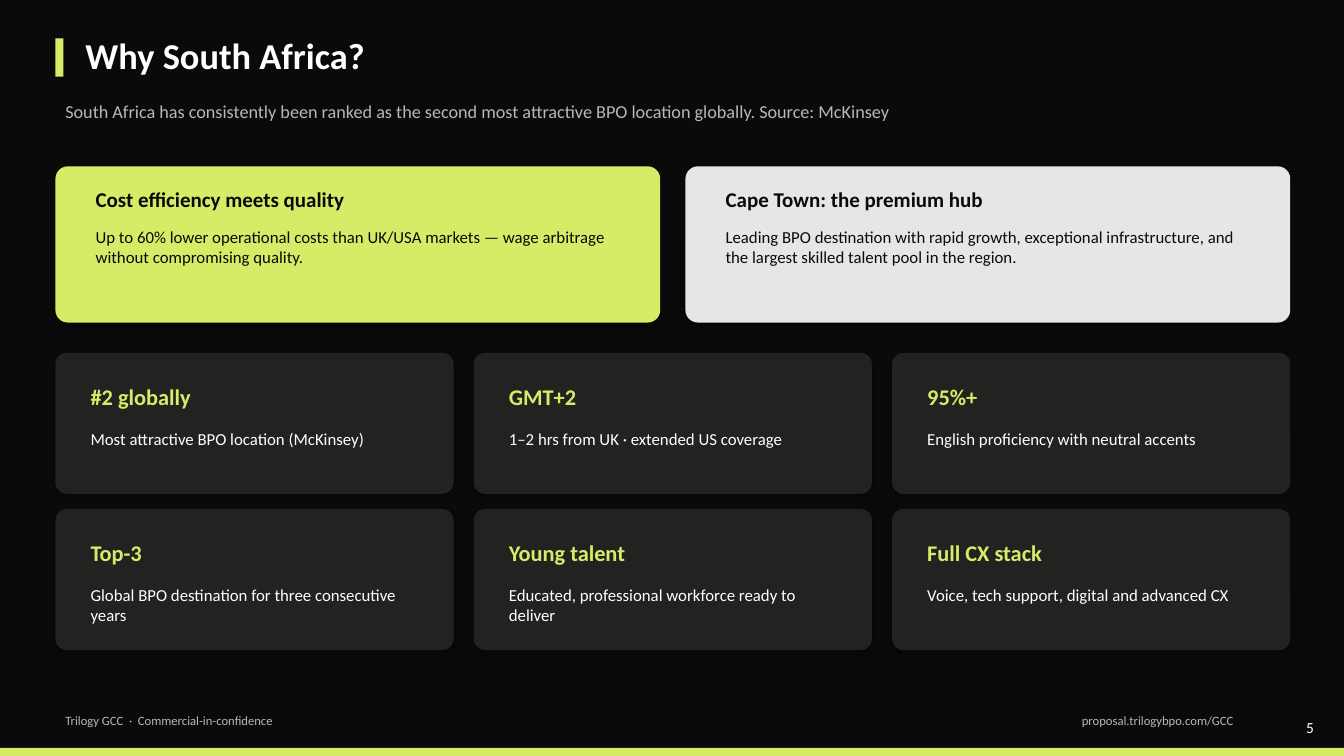
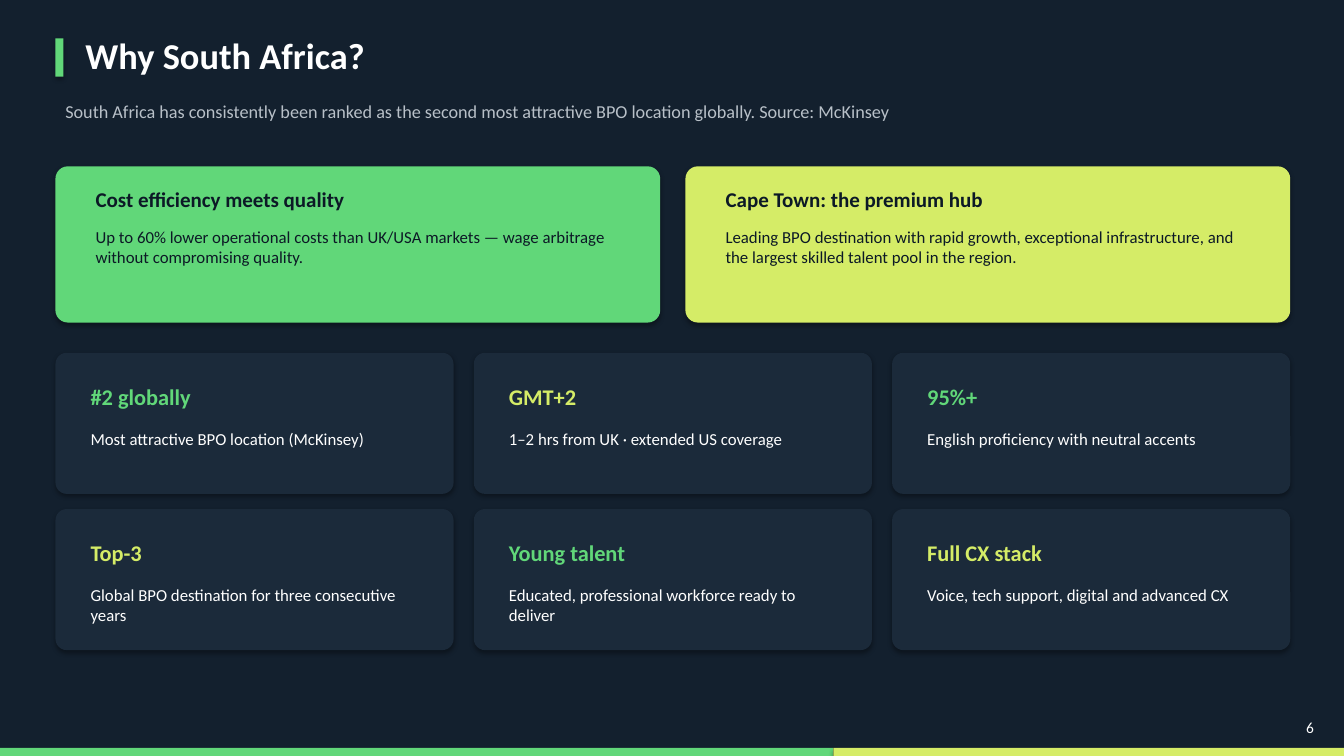
Before and after one commit to thegreatcornolio/Trilogy-RFP, a slide deck: slide 6 of GCC/Trilogy-GCC-Overview.pptx (slide 5 before the commit). Drawn at 1344x756 pixels with LibreOffice and Linux fonts; fonts in the diff are those of the drawing. Boxes give left, top, right and bottom in pixels: in the first picture for what was removed or moved away, otherwise in the second. Text is boxed around its words. In the diff, an @@ line names an element or a change of style, - is before the commit and + after.

```diff
--- a/GCC/Trilogy-GCC-Overview.pptx
+++ b/GCC/Trilogy-GCC-Overview.pptx
@@ rectangle at (0, 0, 1344, 756): fill #0A0A0A to #13202E @@
@@ rectangle at (55, 38, 64, 77): fill #D5EC67 to #61D779 @@
@@ text "South Africa has consistently been ..." at (65, 105, 889, 121): text colour #B8B8B4 to #B8C0C8 @@
@@ rounded rectangle at (55, 166, 660, 323): fill #D5EC67 to #61D779 @@
@@ rounded rectangle at (686, 166, 1291, 323): fill #E6E6E6 to #D5EC67 @@
@@ text colour #0A0A0A to #0C1926 in 4 elements at (96, 192, 344, 211), (96, 231, 605, 266), (726, 192, 983, 211), (726, 231, 1234, 266) @@
@@ fill #222220 to #1B2A3A in 6 elements at (55, 353, 454, 494), (474, 353, 872, 494), (892, 353, 1291, 494), (55, 509, 454, 650), (474, 509, 872, 650), (892, 509, 1291, 650) @@
@@ text colour #D5EC67 to #61D779 in 3 elements at (91, 389, 191, 409), (927, 389, 977, 405), (509, 545, 625, 565) @@
@@ text removed at (65, 716, 273, 727) @@
-Trilogy GCC · Commercial-in-confidence
@@ text removed at (1082, 716, 1233, 727) @@
-proposal.trilogybpo.com/GCC
@@ rectangle added at (0, 748, 834, 756), fill #61D779 @@
@@ rectangle: place and size @@
-rectangle at (0, 748, 1344, 756)
+rectangle at (834, 748, 1344, 756)
@@ text at (1306, 722, 1314, 733): text changed @@
-5
+6
```
Also in this commit, not shown: 15 other slides changed, 1 slide added, 9 other files.
